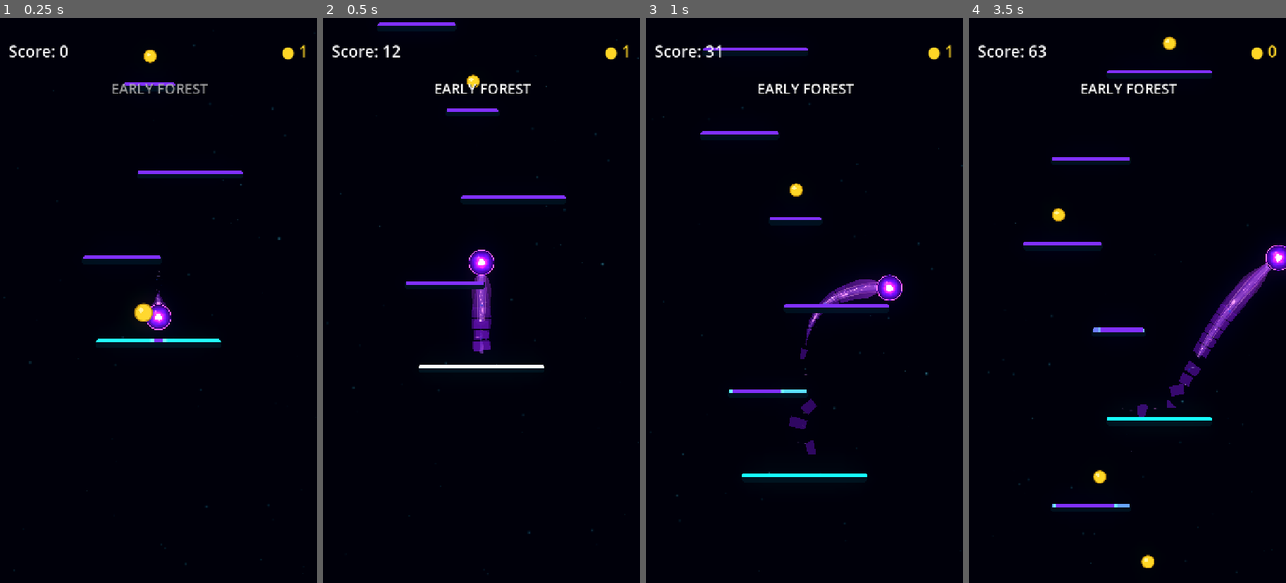
Above: before the commit, frames 1-4 (left to right).
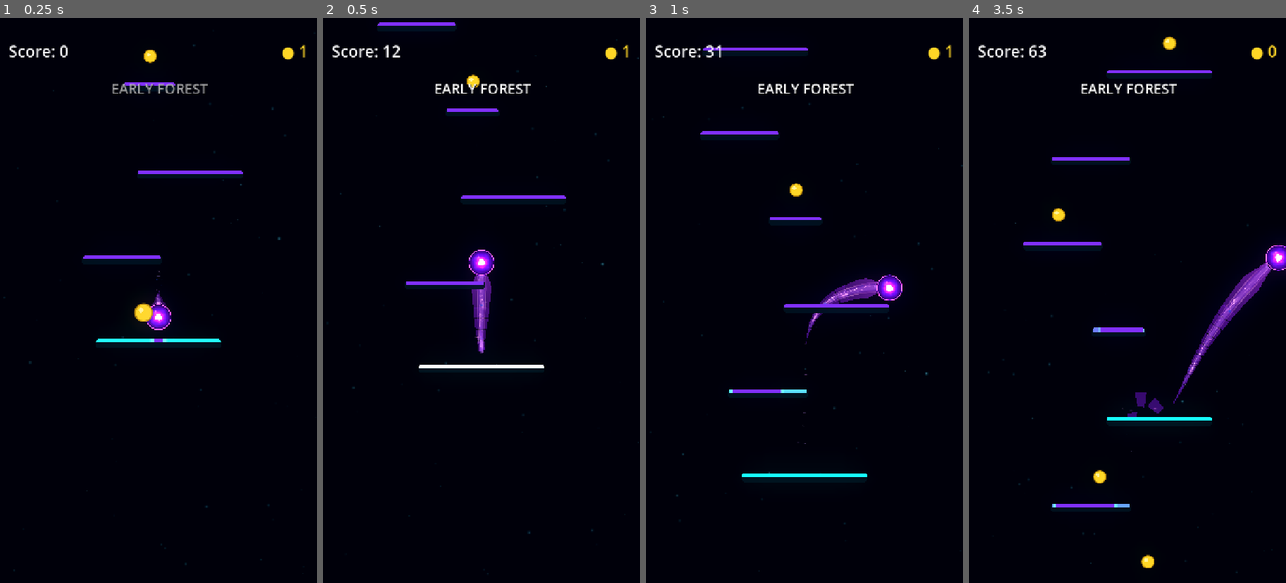
Above: after the commit, the same moments.

Repository: Kryodo/TowerJump
Game: Godot game, scene res://scenes/main.tscn
The game is run twice, just before and just after one commit, with the same random seed, the same clock (stepped at 60 frames per second) and the same inputs.
Inputs (mouse positions are in pixels of both pictures, inside the frame that each line leads up to):
- Up to frame 1 (0.25 s): no input
- Up to frame 2 (0.5 s): no input
- Up to frame 3 (1 s): move the mouse to (874, 272) at 0.52 s; hold Right (ui_right) from 0.53 s (still down); click (874, 272) at 0.67 s
- Up to frame 4 (3.5 s): release Right (ui_right) at 1.25 s; drag from (1064, 328) to (1117, 193) at 1.27 s; click "Nochmal spielen" at 2 s; move the mouse to (1159, 176) at 2.77 s; hold Right (ui_right) from 2.78 s (still down)

Frame 1 is identical in both runs. In frame 2, 0.4% of the frame differs, in the area x 46-54%, y 45-60%; in frame 3, 0.3%; in frame 4, 0.8%, in the area x 50-96%, y 43-71%.

Commit message:
Trigger comet shedding as a landing burst

Diff:
--- a/scripts/ball_trail.gd
+++ b/scripts/ball_trail.gd
@@ -15,6 +15,8 @@
 const ORB_RIM_CENTER_RADIUS_RATIO: float = 0.93
 const SHED_CONNECTED_END_PROGRESS: float = 0.38
 const SHED_GEOMETRY_PIECE_CAPACITY: int = 12
+const SHED_BURST_PIECE_COUNT: int = 3
+const SHED_BURST_SPACING: float = 0.05
 const MAX_ACTIVE_SHED_BREAKS: int = 3
 
 @export_category("Visual Palette")
@@ -22,7 +24,6 @@
 
 @export_category("Comet Shedding")
 @export var shedding_enabled: bool = true
-@export_range(0.06, 0.5, 0.01) var shed_fragment_interval: float = 0.14
 
 @onready var _energy_line: Line2D = $EnergyLine
 @onready var _trail_aura: Line2D = $TrailAura
@@ -39,7 +40,8 @@
 var _trail_time: float = 0.0
 var _last_emission_direction: Vector2 = Vector2.DOWN
 var _ball_surface_radius: float = 29.9
-var _shed_spawn_clock: float = 0.0
+var _shed_burst_remaining: int = 0
+var _shed_burst_clock: float = 0.0
 var _shed_sequence: int = 0
 var _detached_shed_fragments: Array[Dictionary] = []
 var _shed_geometry_pieces: Array[Polygon2D] = []
@@ -79,6 +81,7 @@
 	_apply_visual_palette()
 	_initialize_split_line_pools()
 	_initialize_shed_geometry_pieces()
+	call_deferred("_connect_landing_feedback")
 	_update_trail_lines()
 	_update_rim_breath()
 
@@ -238,10 +241,10 @@
 		return
 
 	_trail_time += delta
-	if shedding_enabled:
-		_shed_spawn_clock += delta
-	else:
+	if not shedding_enabled:
 		_shed_break_events.clear()
+		_shed_burst_remaining = 0
+		_shed_burst_clock = 0.0
 	var current_world_position: Vector2 = ball.global_position
 	var movement: Vector2 = current_world_position - _previous_ball_position
 	var distance_from_trail: float = movement.length()
@@ -263,7 +266,7 @@
 			_points.pop_back()
 			_point_ids.pop_back()
 
-	_update_trail_lines()
+	_update_trail_lines(delta)
 	_update_detached_shed_fragments(delta)
 	_update_rim_breath()
 	_update_particle_emitters(current_world_position, movement, distance_from_trail)
@@ -281,7 +284,7 @@
 		_unified_contour.modulate = Color(rim_breath, rim_breath, rim_breath, 1.0)
 
 
-func _update_trail_lines() -> void:
+func _update_trail_lines(delta: float = 0.0) -> void:
 	if _points.size() < 2:
 		_clear_shed_line_spans()
 		if _unified_shape != null:
@@ -293,7 +296,7 @@
 		return
 
 	_rebuild_shed_line_spans()
-	_update_unified_comet_shape()
+	_update_unified_comet_shape(delta)
 
 
 func _initialize_split_line_pools() -> void:
@@ -566,7 +569,7 @@
 
 
 
-func _update_unified_comet_shape() -> void:
+func _update_unified_comet_shape(delta: float = 0.0) -> void:
 	if _unified_shape == null or _points.size() < 2:
 		return
 
@@ -727,14 +730,75 @@
 				)
 		_unified_contour.points = contour_points
 
-	# Emit one actual polygon shard from the lower trail at intervals. Shader
-	# fractures remove material from the parent trail while these pieces drift
-	# independently, so the breakup reads as shed geometry rather than sparks.
-	if shedding_enabled and _shed_spawn_clock >= shed_fragment_interval:
-		_shed_spawn_clock = 0.0
-		_spawn_shed_fragment(
-			path, cumulative_distances, total_distance, tangents, normals, half_widths
-		)
+	# The trail geometry and candidate ranges have now been rebuilt for this
+	# frame. Release at most one queued fragment from those fresh surviving ranges.
+	_process_shed_burst(
+		delta, path, cumulative_distances, total_distance, tangents, normals, half_widths
+	)
+
+
+func _connect_landing_feedback() -> void:
+	var scene_root := get_tree().current_scene
+	if scene_root == null:
+		return
+
+	# The main game scene owns this coordinator. Test rooms without it continue
+	# to render the trail without raising any landing-triggered bursts.
+	var controller := scene_root.get_node_or_null("LandingFeedbackController")
+	if controller == null or not controller.has_signal("landing_confirmed"):
+		return
+
+	var callback := Callable(self, "_on_landing_confirmed")
+	if not controller.is_connected("landing_confirmed", callback):
+		controller.connect("landing_confirmed", callback)
+
+
+func _on_landing_confirmed(event: LandingEvent) -> void:
+	if not shedding_enabled or event == null:
+		return
+
+	var ball := get_parent() as CharacterBody2D
+	if ball == null or event.ball != ball:
+		return
+
+	# A confirmed physical landing queues one deliberate burst; no shedding is
+	# driven by elapsed time while the ball is travelling between platforms.
+	_shed_burst_remaining = SHED_BURST_PIECE_COUNT
+	_shed_burst_clock = 0.0
+
+
+func _process_shed_burst(
+	delta: float,
+	path: Array[Vector2],
+	cumulative_distances: Array[float],
+	total_distance: float,
+	tangents: Array[Vector2],
+	normals: Array[Vector2],
+	half_widths: Array[float]
+) -> void:
+	if not shedding_enabled or _shed_burst_remaining <= 0:
+		return
+
+	if _shed_burst_clock > 0.0:
+		_shed_burst_clock = maxf(_shed_burst_clock - delta, 0.0)
+		if _shed_burst_clock > 0.0:
+			return
+
+	var previous_break_count: int = _shed_break_events.size()
+	_spawn_shed_fragment(
+		path, cumulative_distances, total_distance, tangents, normals, half_widths
+	)
+
+	# If the trail is not yet long enough or no eligible source polygon exists,
+	# discard this burst instead of producing a delayed, contextless fragment.
+	if _shed_break_events.size() == previous_break_count:
+		_shed_burst_remaining = 0
+		_shed_burst_clock = 0.0
+		return
+
+	_shed_burst_remaining -= 1
+	if _shed_burst_remaining > 0:
+		_shed_burst_clock = SHED_BURST_SPACING
 
 
 func _spawn_shed_fragment(
@@ -847,7 +911,6 @@
 		"base_alpha": 1.0
 	})
 	_shed_sequence += 1
-	_shed_spawn_clock = 0.0
 	_sync_shed_gap_materials(cumulative_distances, total_distance)
 	_rebuild_shed_line_spans()
 
